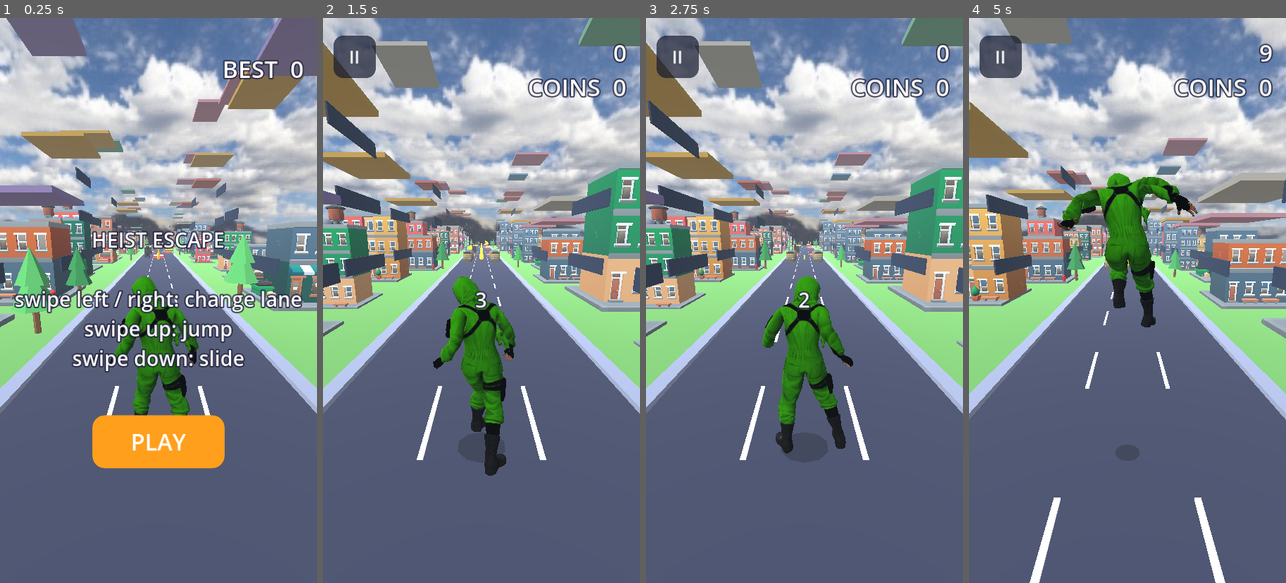
Above: before the commit, frames 1-4 (left to right).
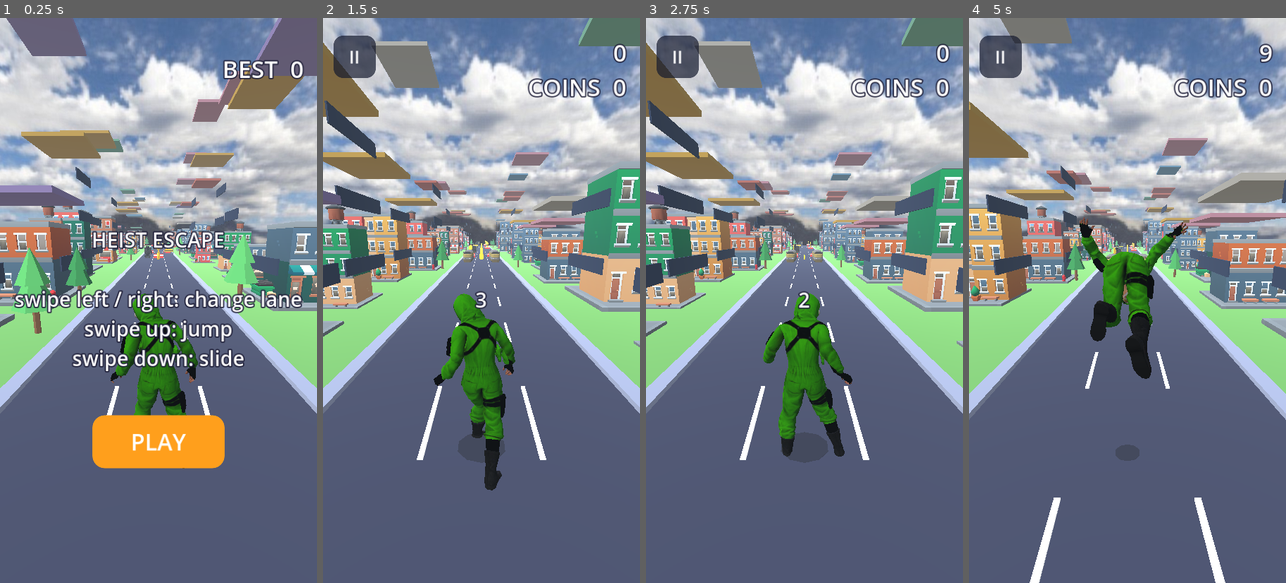
Above: after the commit, the same moments.

Repository: akshathgaming198028-cell/EndlessGame
Game: Godot game, scene res://main.tscn
Two runs of this game, one before a commit and one after it. Both use one fixed random seed, a clock stepped at 60 frames per second and the inputs below.
Inputs (mouse positions are in pixels of both pictures, inside the frame that each line leads up to):
- Up to frame 1 (0.25 s): no input
- Up to frame 2 (1.5 s): tap Enter at 0.5 s; move the mouse to (551, 272) at 0.52 s; hold Right 0.53-1.25 s; click (551, 272) at 0.67 s; tap Space at 0.77 s; drag from (418, 328) to (465, 413) at 1.27 s
- Up to frame 3 (2.75 s): move the mouse to (836, 176) at 2.02 s; hold Right from 2.03 s (still down)
- Up to frame 4 (5 s): release Right at 2.75 s; drag from (1111, 413) to (1032, 215) at 2.77 s; move the mouse to (1222, 385) at 3.52 s; hold Left 3.53-4.25 s; tap Space at 3.77 s; drag from (1032, 215) to (1079, 159) at 4.27 s

The runs differ from the first frame. In frame 1, 2.3% of the frame differs, in the area x 34-63%, y 45-80%; in frame 2, 3.3%; in frame 3, 3.4%; in frame 4, 5.8%, in the area x 27-73%, y 27-64%.

Commit message:
Keep the hips' fall for death, jump and slide; lower the character onto the road; softer run bob
Co-Authored-By: Claude Haiku 5.5 <noreply@anthropic.com>
Claude-Session: https://claude.ai/code/session_01DDNfUcEeZJQNoZPcRL3Cag

Diff:
--- a/ci/rig_check.gd
+++ b/ci/rig_check.gd
@@ -18,6 +18,7 @@
 	var pl: Node3D = (load("res://assets/player.glb") as PackedScene).instantiate()
 	pl.scale = Vector3.ONE * 2.0
 	pl.rotation = Vector3(0, PI, 0)
+	pl.position = Vector3(0, -0.07 * 2.0, 0)
 	get_root().add_child(pl)
 	var psk := _find_skel(pl)
 	var rel := str(pl.get_path_to(psk))
@@ -78,7 +79,7 @@
 		var is_hips := pb == "mixamorig_Hips" or pb == "mixamorig:Hips"
 		var ty := an.track_get_type(t)
 		if ty == Animation.TYPE_ROTATION_3D:
-			if is_hips and variant == "A":
+			if is_hips and variant == "A" and loop_ok:
 				an.remove_track(t)
 				continue
 			if is_hips and variant == "B" and loop_ok:
--- a/main.gd
+++ b/main.gd
@@ -367,7 +367,8 @@
 	model.rotation_degrees.y = 180.0
 	# this rig is 0.74 units tall in its file (measured), so scale it to the player height
 	model.scale = Vector3.ONE * (PLAYER_HEIGHT / 0.74) * 2.0
-	model.position = Vector3.ZERO
+	# lower the character so its lowest foot meets the road (measured: feet sat about 0.07 units up)
+	model.position = Vector3(0, -0.07 * model.scale.y, 0)
 	_matte(model)
 	skel = _find_skeleton(model)
 	if skel != null:
@@ -423,7 +424,7 @@
 					a.remove_track(t)
 					continue
 				# the hips' own turn is what tilted him: drop it so he stands upright, as in the build where he stood
-				if a.track_get_type(t) == Animation.TYPE_ROTATION_3D and nb == "mixamorighips":
+				if a.track_get_type(t) == Animation.TYPE_ROTATION_3D and nb == "mixamorighips" and (key == "run" or key == "idle"):
 					a.remove_track(t)
 					continue
 				a.track_set_path(t, NodePath(skel_rel + ":" + bones[nb]))
@@ -1364,6 +1365,8 @@
 	if shake > 0.0:
 		off = Vector3(rng.randf_range(-1.0, 1.0), rng.randf_range(-1.0, 1.0), 0.0) * shake * 0.4
 		shake = maxf(0.0, shake - dt * 2.0)
+	if state == State.PLAY and not counting and on_ground:
+		off.y += sin(run_t * 2.0) * 0.02
 	cam.position = cam_pos + off
 	cam.look_at(cam_look)
 	var t_fov: float = 62.0
